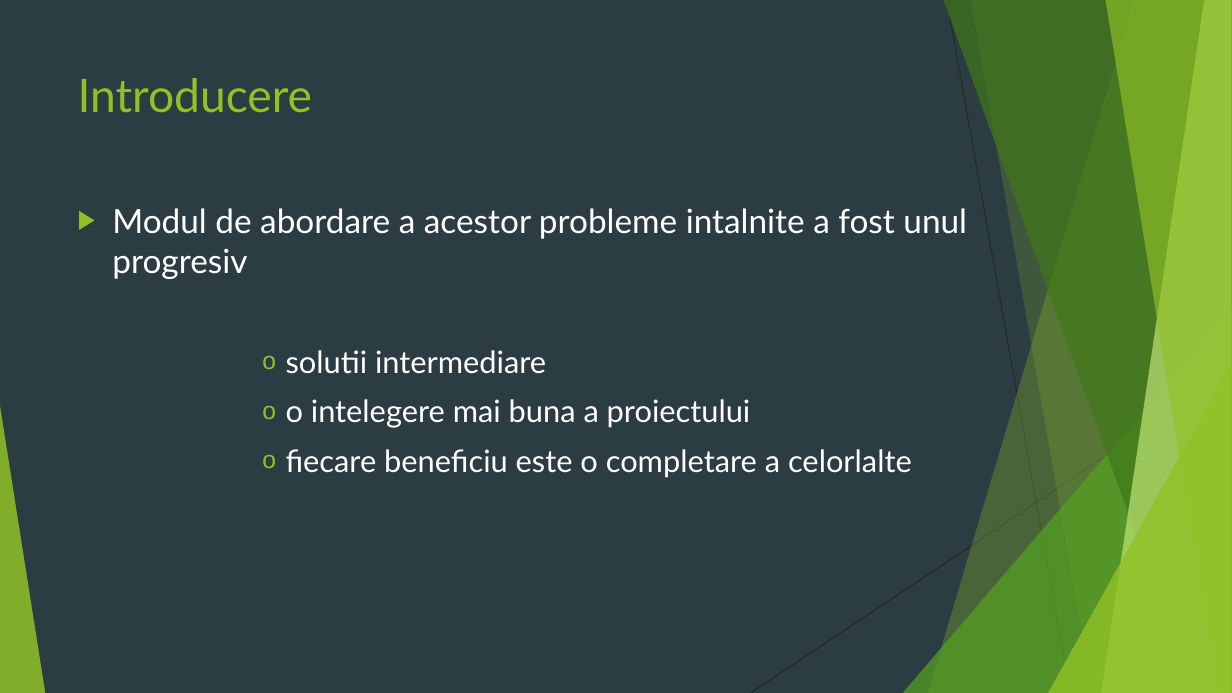
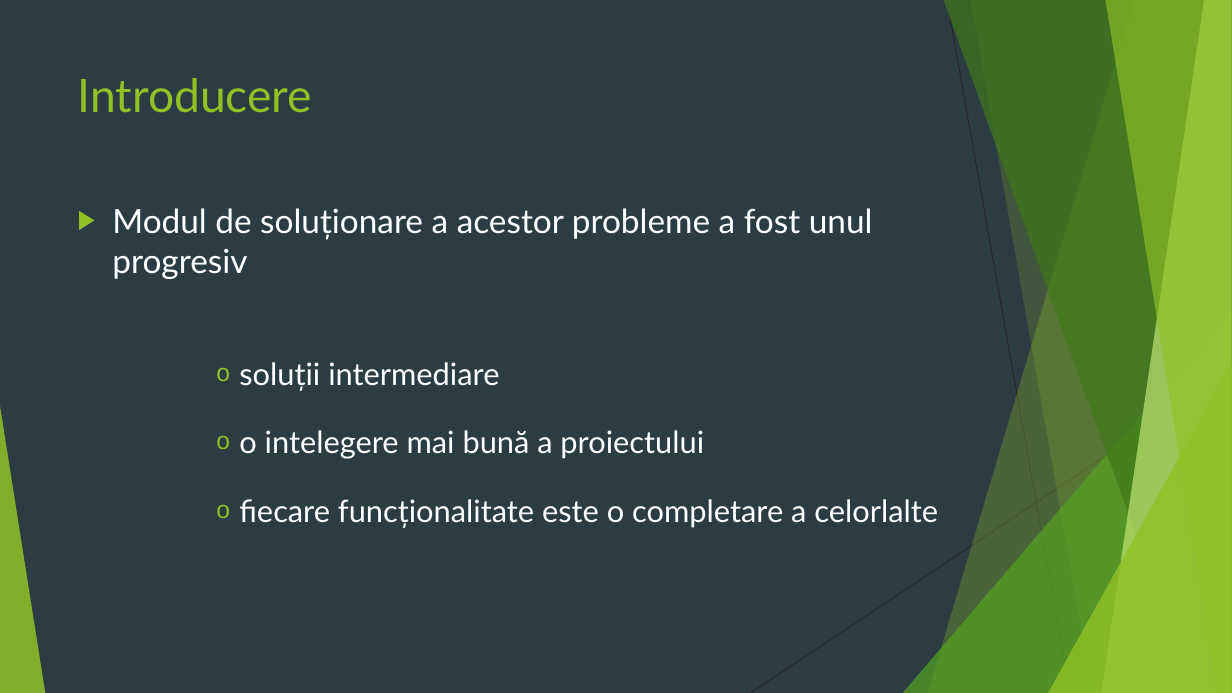
Before and after one commit to Samiicu/lucrareLicentaInformatica2020, a slide deck: slide 4 of Licenta2020BocicuSamuelEmanuel/prezentareLicenta.pptx. Drawn at 1232x693 pixels with LibreOffice and Linux fonts; fonts in the diff are those of the drawing. Boxes give left, top, right and bottom in pixels: in the first picture for what was removed or moved away, otherwise in the second. Text is boxed around its words. In the diff, an @@ line names an element or a change of style, - is before the commit and + after.

```diff
--- a/Licenta2020BocicuSamuelEmanuel/prezentareLicenta.pptx
+++ b/Licenta2020BocicuSamuelEmanuel/prezentareLicenta.pptx
@@ text at bbox=[112, 208, 938, 528]: text changed @@
-▶ Modul de abordare a acestor probleme intalnite a fost unul progresiv
-        o solutii intermediare
-        o o intelegere mai buna a proiectului
-        o fiecare beneficiu este o completare a celorlalte
+▶ Modul de soluționare a acestor probleme a fost unul progresiv
+      o soluții intermediare
+      o o intelegere mai bună a proiectului
+      o fiecare funcționalitate este o completare a celorlalte
```
Also in this commit, not shown: 9 other slides changed, 23 slides added, 1 slide removed.
